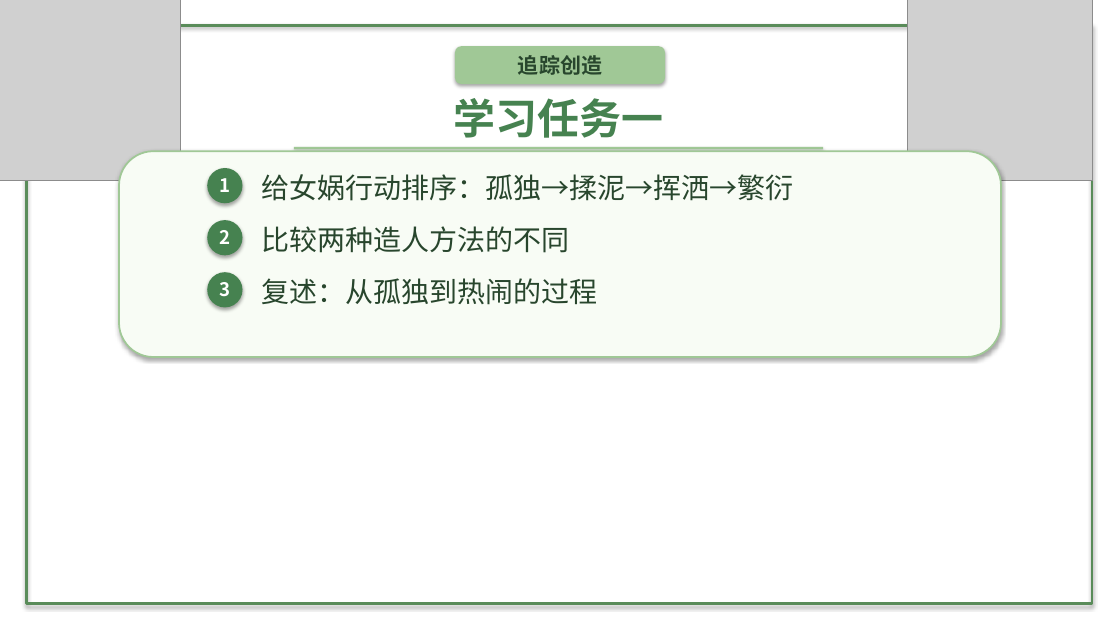
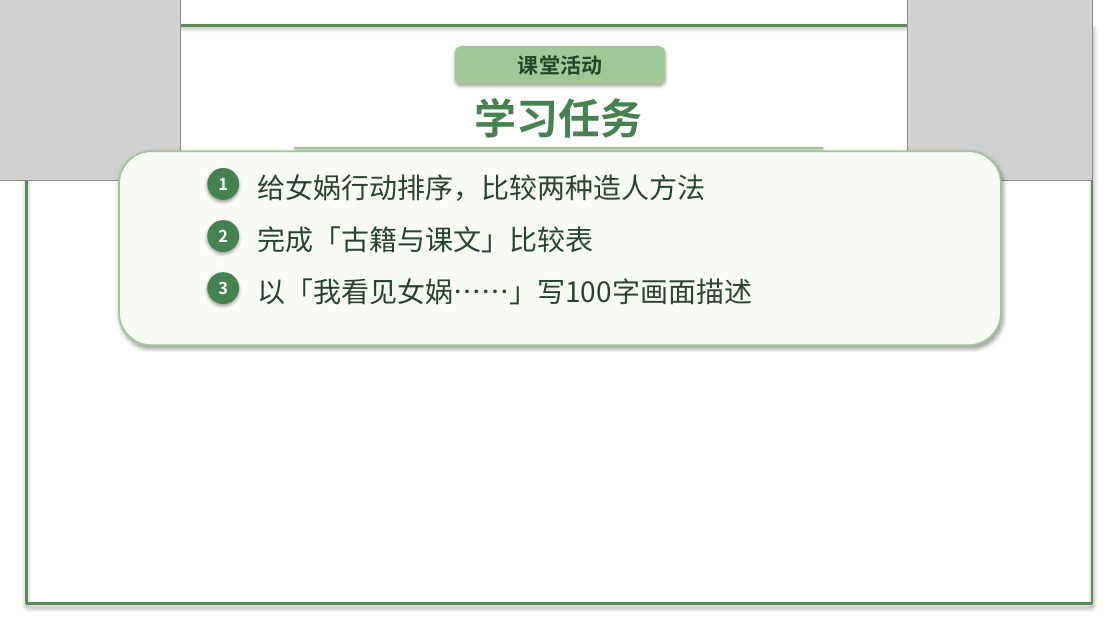
Before and after one commit to decemberlin54-del/declin, a slide deck: slide 6 of 第六单元PPT/第23课 女娲造人.pptx (slide 4 before the commit). Drawn at 1120x630 pixels with LibreOffice and Linux fonts; fonts in the diff are those of the drawing; grey boxes stand for pictures; background and template pictures are left out. Boxes give left, top, right and bottom in pixels: in the first picture for what was removed or moved away, otherwise in the second. Text is boxed around its words. In the diff, an @@ line names an element or a change of style, - is before the commit and + after.

```diff
--- a/第六单元PPT/第23课 女娲造人.pptx
+++ b/第六单元PPT/第23课 女娲造人.pptx
@@ text at (x1=518, y1=55, x2=602, y2=75): text changed @@
-追踪创造
+课堂活动
@@ text at (x1=475, y1=98, x2=643, y2=138): text changed @@
-学习任务一
+学习任务
@@ rounded rectangle resized from (x1=119, y1=151, x2=1002, y2=357) to (x1=119, y1=151, x2=1002, y2=345) @@
@@ ellipse resized from (x1=208, y1=168, x2=243, y2=203) to (x1=208, y1=168, x2=239, y2=200) @@
@@ text at (x1=257, y1=174, x2=705, y2=201): text changed @@
-给女娲行动排序：孤独→揉泥→挥洒→繁衍
+给女娲行动排序，比较两种造人方法
@@ ellipse resized from (x1=208, y1=220, x2=243, y2=255) to (x1=208, y1=220, x2=239, y2=252) @@
@@ text at (x1=257, y1=226, x2=593, y2=253): text changed @@
-比较两种造人方法的不同
+完成「古籍与课文」比较表
@@ size 16 to 14 pt in 3 elements at (x1=218, y1=178, x2=228, y2=190), (x1=218, y1=229, x2=228, y2=242), (x1=218, y1=281, x2=228, y2=294) @@
@@ ellipse resized from (x1=208, y1=272, x2=243, y2=308) to (x1=208, y1=272, x2=239, y2=304) @@
@@ text at (x1=257, y1=278, x2=752, y2=305): text changed @@
-复述：从孤独到热闹的过程
+以「我看见女娲……」写100字画面描述
```
Also in this commit, not shown: 2 other slides changed, 4 slides added, 4 slides removed, 6 other files.
